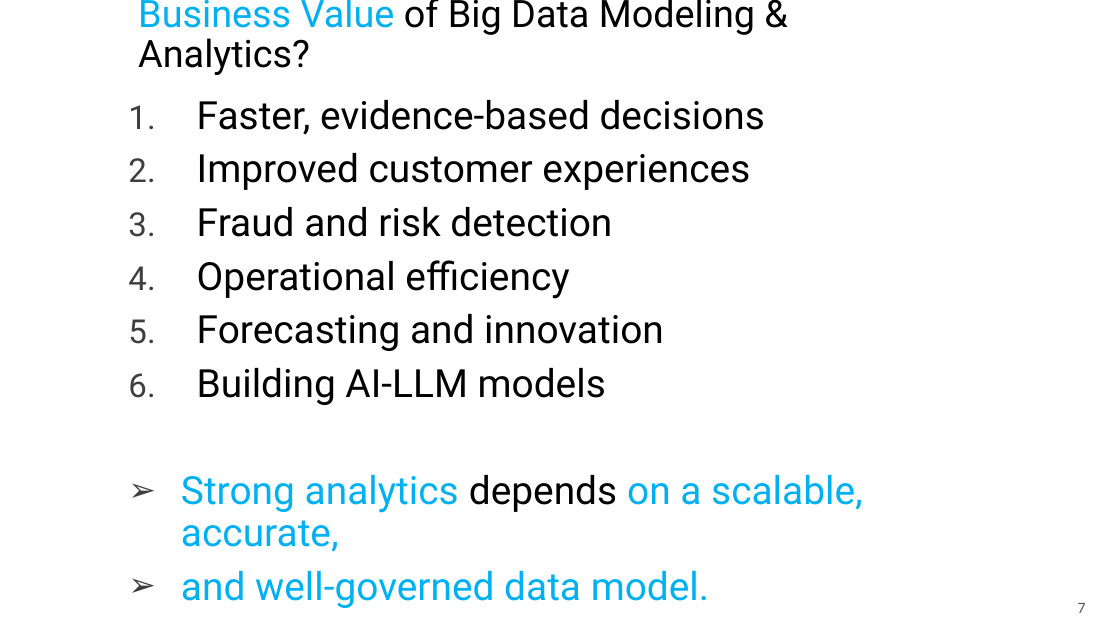
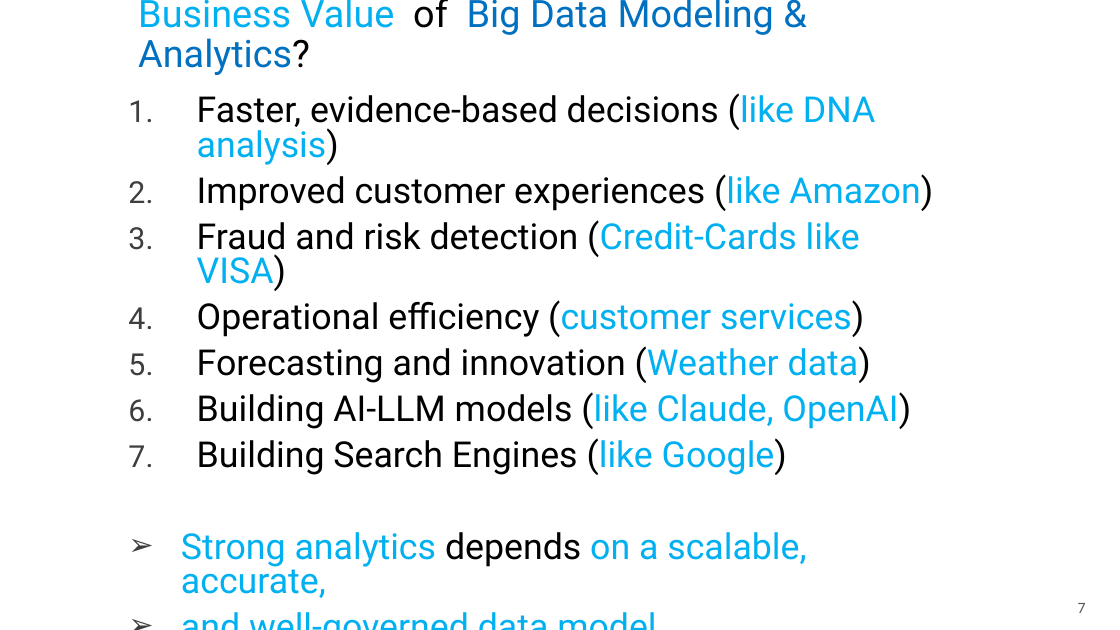
Before and after one commit to mahmoudparsian/big-data-modeling, a slide deck: slide 7 of course_information/COURSE_OUTLINE_10_WEEKS.pptx. Drawn at 1120x630 pixels with LibreOffice and Linux fonts; fonts in the diff are those of the drawing; background and template pictures are left out. Boxes give left, top, right and bottom in pixels: in the first picture for what was removed or moved away, otherwise in the second. Text is boxed around its words. In the diff, an @@ line names an element or a change of style, - is before the commit and + after.

```diff
--- a/course_information/COURSE_OUTLINE_10_WEEKS.pptx
+++ b/course_information/COURSE_OUTLINE_10_WEEKS.pptx
@@ title "Business Value of Big Data ..." at bbox=[138, 0, 774, 75]: text colour #000000 to #0070C0 in "Big Data Modeling & Analytics?" @@
@@ subtitle at bbox=[197, 93, 933, 475]: text changed; size 33.3 to 30.6 pt @@
-1. Faster, evidence-based decisions
-2. Improved customer experiences
-3. Fraud and risk detection
-4. Operational efficiency
-5. Forecasting and innovation
-6. Building AI-LLM models
+1. Faster, evidence-based decisions (like DNA analysis)
+2. Improved customer experiences (like Amazon)
+3. Fraud and risk detection (Credit-Cards like VISA)
+4. Operational efficiency (customer services)
+5. Forecasting and innovation (Weather data)
+6. Building AI-LLM models (like Claude, OpenAI)
+7. Building Search Engines (like Google)
@@ subtitle at bbox=[181, 532, 806, 567]: size 33.3 to 30.6 pt in "Strong analytics depends on a scalable, accurate,", "and well-governed data model."; line spacing 0.9 to 0.8 @@
```
Also in this commit, not shown: 8 other slides changed, 1 other file.
